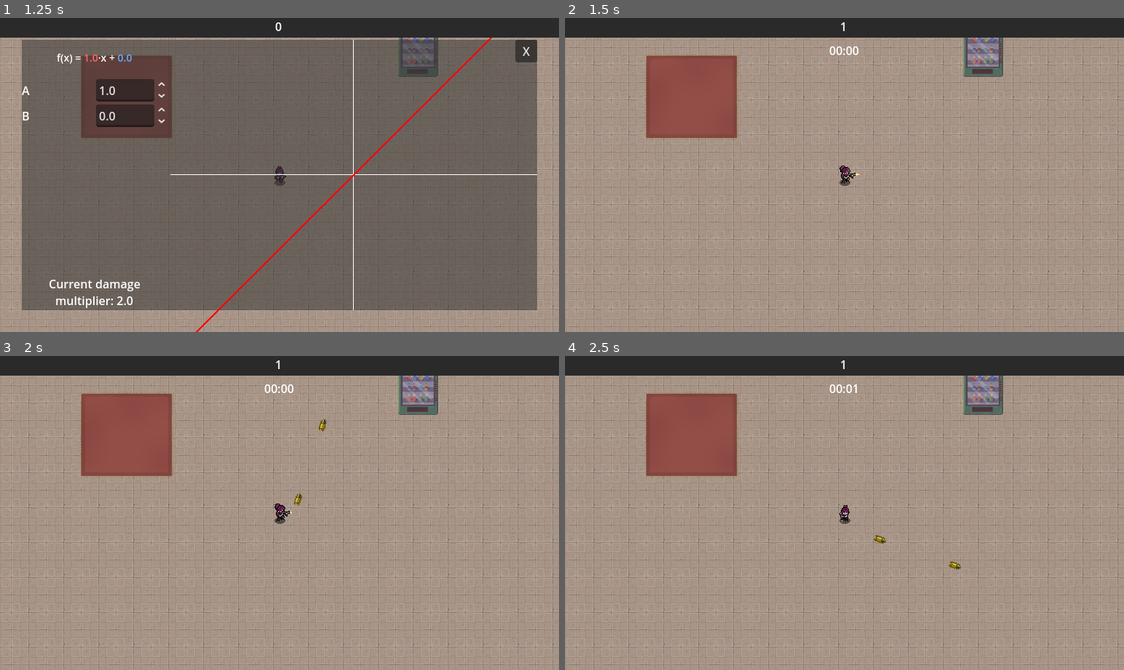
Above: before the commit, frames 1-4 (two rows, left to right).
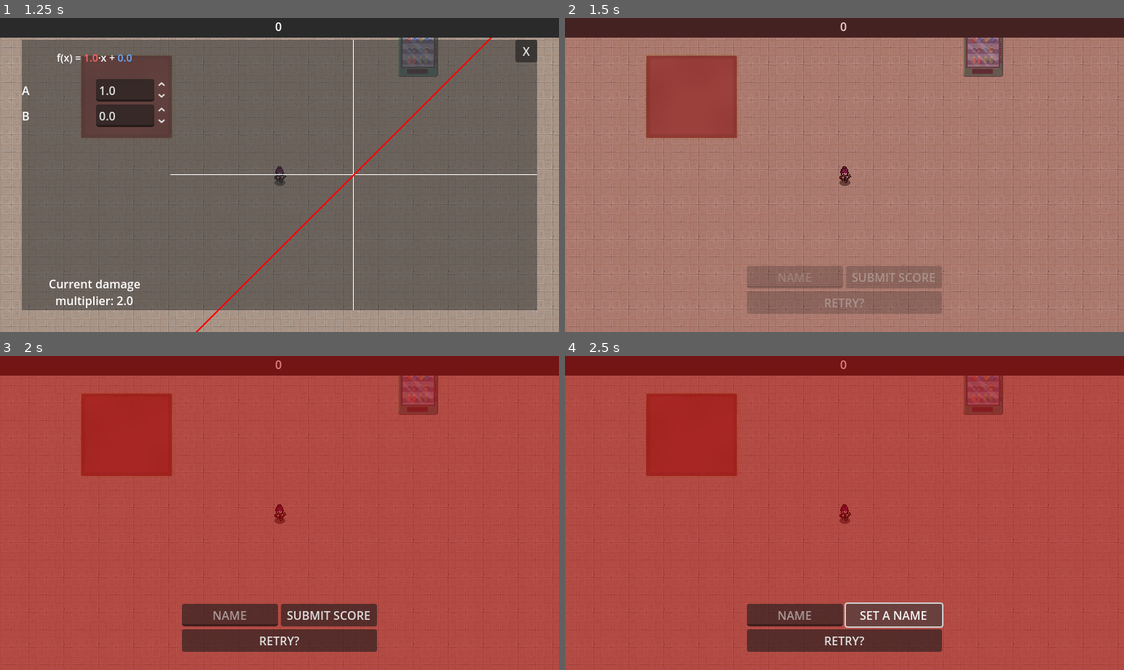
Above: after the commit, the same moments.

Repository: Sylvvs/CoopPuzzle
Game: Godot game, scene res://scenes/logic/scene_handler.tscn
Two runs of this game, one before a commit and one after it. Both use one fixed random seed, a clock stepped at 60 frames per second and the inputs below. The engine's default icon, where the game draws it, is replaced by a stand-in: a white triangle on a blue panel in a dark square.
Inputs (mouse positions are in pixels of both pictures, inside the frame that each line leads up to):
- Up to frame 1 (1.25 s): tap Enter at 0.5 s; move the mouse to (402, 159) at 0.52 s; hold D (right) from 0.53 s (still down); click (402, 159) at 0.6 s
- Up to frame 2 (1.5 s): release D (right) at 1.25 s; click "X" at 1.25 s
- Up to frame 3 (2 s): no input
- Up to frame 4 (2.5 s): click (894, 616) at 2 s, where only the run after the commit has a clickable "SUBMIT SCORE"

Frame 1 is identical in both runs. In frame 2, 89% of the frame differs, in the area x 0-100%, y 0-100%; in frame 3, 100%; in frame 4, 100%.

Commit message:
leaderboard worksss i thinkkkkuhjhh

Diff:
--- a/scenes/UI Elements/GameOver.tscn
+++ b/scenes/UI Elements/GameOver.tscn
@@ -1,14 +1,17 @@
-[gd_scene load_steps=2 format=3 uid="uid://cvkmocqiyj1c7"]
+[gd_scene load_steps=2 format=3 uid="uid://mqwxbk460fnp"]
 
 [ext_resource type="Script" uid="uid://3qrqq5bajxuq" path="res://scripts/game_over.gd" id="1_u6geq"]
 
 [node name="GameOver" type="Control"]
+process_mode = 2
+process_priority = 1
 layout_mode = 3
 anchors_preset = 15
 anchor_right = 1.0
 anchor_bottom = 1.0
 grow_horizontal = 2
 grow_vertical = 2
+mouse_filter = 2
 script = ExtResource("1_u6geq")
 
 [node name="red_abov" type="CanvasLayer" parent="."]
@@ -39,6 +42,7 @@
 [node name="Leaderboard" type="VBoxContainer" parent="red_abov/Margins/ContentHolder"]
 layout_mode = 2
 size_flags_vertical = 3
+theme_override_constants/separation = 24
 
 [node name="SubmitScore" type="HBoxContainer" parent="red_abov/Margins/ContentHolder"]
 layout_mode = 2
@@ -48,6 +52,7 @@
 size_flags_horizontal = 3
 placeholder_text = "NAME"
 alignment = 1
+max_length = 12
 
 [node name="Submit" type="Button" parent="red_abov/Margins/ContentHolder/SubmitScore"]
 layout_mode = 2
@@ -58,3 +63,5 @@
 custom_minimum_size = Vector2(0, 30)
 layout_mode = 2
 text = "RETRY?"
+
+[connection signal="pressed" from="red_abov/Margins/ContentHolder/SubmitScore/Submit" to="." method="_on_submit_pressed"]
--- /dev/null
+++ b/scenes/UI Elements/leaderboard_element.tscn
@@ -0,0 +1,38 @@
+[gd_scene load_steps=2 format=3 uid="uid://4y7aqpdbabd1"]
+
+[sub_resource type="StyleBoxFlat" id="StyleBoxFlat_arlue"]
+bg_color = Color(0.24115604, 0.24115607, 0.24115595, 1)
+border_width_left = 2
+border_width_top = 2
+border_width_right = 2
+border_width_bottom = 2
+border_color = Color(0.033853274, 0.03385329, 0.033853233, 1)
+
+[node name="LeaderboardElement" type="Control"]
+layout_mode = 3
+anchors_preset = 15
+anchor_right = 1.0
+anchor_bottom = 1.0
+grow_horizontal = 2
+grow_vertical = 2
+
+[node name="PanelContainer" type="PanelContainer" parent="."]
+layout_mode = 1
+anchors_preset = 10
+anchor_right = 1.0
+offset_bottom = 23.0
+grow_horizontal = 2
+theme_override_styles/panel = SubResource("StyleBoxFlat_arlue")
+
+[node name="HBoxContainer" type="HBoxContainer" parent="PanelContainer"]
+layout_mode = 2
+
+[node name="Name" type="Label" parent="PanelContainer/HBoxContainer"]
+layout_mode = 2
+size_flags_horizontal = 2
+text = "meee :P"
+
+[node name="Score" type="Label" parent="PanelContainer/HBoxContainer"]
+layout_mode = 2
+size_flags_horizontal = 10
+text = "500 bajillion"
--- a/scenes/player.gd
+++ b/scenes/player.gd
@@ -1,7 +1,7 @@
 extends CharacterBody2D
 var SPEED = 100.0
 
-var health = 100
+var health = 00
 var max_health = 100
 
 var xp = 0
@@ -23,6 +23,7 @@
 @onready var itemOptions = preload("res://scenes/UI Elements/item_option.tscn")
 @onready var gun = $Gun
 @onready var graph = $CanvasLayer/GraphEditingWindow
+@onready var gameover = $CanvasLayer/GameOver
 
 
 func _ready() -> void:
@@ -64,7 +65,7 @@
 	animation_tree["parameters/Idle/blend_position"] = Vector2(mouse_dir.x, -mouse_dir.y)
 
 	if health <= 0:
-		get_tree().quit()
+		gameover.fade_in()
 
 
 func _on_area_2d_area_entered(area: Area2D) -> void:
--- a/scenes/player.tscn
+++ b/scenes/player.tscn
@@ -22,7 +22,8 @@
 [ext_resource type="Texture2D" uid="uid://c0ab4ytwoshnj" path="res://sprites/The Female Adventurer - Premium/Attack/Gun/Shooting_Up.png" id="19_ujl30"]
 [ext_resource type="PackedScene" uid="uid://bt8h5bukofmb6" path="res://scenes/UI Elements/XP&LVL.tscn" id="21_i4ail"]
 [ext_resource type="PackedScene" uid="uid://curpmy3lye6jg" path="res://scenes/UI Elements/Graph editing window.tscn" id="22_a38lo"]
-[ext_resource type="Script" path="res://scenes/lbl_timer.gd" id="23_4ni07"]
+[ext_resource type="Script" uid="uid://drge24gwg0f51" path="res://scenes/lbl_timer.gd" id="23_4ni07"]
+[ext_resource type="PackedScene" uid="uid://mqwxbk460fnp" path="res://scenes/UI Elements/GameOver.tscn" id="24_l71n6"]
 
 [sub_resource type="CircleShape2D" id="CircleShape2D_qhqgy"]
 radius = 15.0
@@ -734,4 +735,6 @@
 horizontal_alignment = 1
 script = ExtResource("23_4ni07")
 
+[node name="GameOver" parent="CanvasLayer" instance=ExtResource("24_l71n6")]
+
 [connection signal="area_entered" from="Area2D" to="." method="_on_area_2d_area_entered"]
--- a/scripts/DatabaseHandler.gd
+++ b/scripts/DatabaseHandler.gd
@@ -13,6 +13,7 @@
 signal highscores_received(scores)
 
 func _ready():
+	process_mode = Node.PROCESS_MODE_ALWAYS
 	add_child(http_request)
 	http_request.connect("request_completed", Callable(self, "_http_request_completed"))
 	print("Highscore system ready.")
@@ -29,6 +30,12 @@
 
 func _send_request(req: Dictionary):
 	var client := HTTPClient.new()
+
+	if req["command"] == "getHighscores2":
+		emit_signal("highscores_received", [{"name": "SYLV", "score": 50}, {"name": "MAFFE", "score": 1}])
+		print("hijacking the leaderboard system rn. check databasehandler line 33")
+		is_requesting = false;
+		return
 
 	var encoded_data = client.query_string_from_dict(req["data"])
 	var body = "command=" + req["command"] + "&" + encoded_data
--- a/scripts/game_over.gd
+++ b/scripts/game_over.gd
@@ -1,15 +1,28 @@
 extends Control
 
+@onready var leaderboard_element = preload("res://scenes/UI Elements/leaderboard_element.tscn")
+@onready var red_abov := $red_abov
+@onready var margins := $red_abov/Margins
+@onready var red := $red_abov/Red
 @onready var leaderboard_container := $red_abov/Margins/ContentHolder/Leaderboard
+@onready var namefield := $red_abov/Margins/ContentHolder/SubmitScore/NameField
+@onready var submitbut := $red_abov/Margins/ContentHolder/SubmitScore/Submit
+@onready var retry := $red_abov/Margins/ContentHolder/Retry
 
 func _ready() -> void:
+	red_abov.visible = false
 	DatabaseHandler.connect("highscores_received", Callable(self, "_on_highscores_received"))
 	DatabaseHandler.get_highscores(10, 0)
-	fade_in()
+
 
 func fade_in():
+	get_tree().paused = true;
+	red_abov.visible = true
+	margins.modulate.a = 0.0
+	red.modulate.a = 0.0
 	var tween = create_tween()
-	tween.tween_property(self, "modulate", Color(1.0, 1.0, 1.0, 1), 0.5)
+	tween.tween_property(margins, "modulate", Color(1.0, 1.0, 1.0, 1), 0.5)
+	tween.parallel().tween_property(red, "modulate", Color(1.0, 1.0, 1.0, 1), 0.5)
 
 
 func _on_highscores_received(scores: Array):
@@ -18,8 +31,34 @@
 		var playername = score_entry.get("name", "Unknown")
 		var score = score_entry.get("score", 0)
 
-		var label = Label.new()
-		label.text = playername + " - " + str(score)
-		leaderboard_container.add_child(label)
+		var element = leaderboard_element.instantiate()
+		var container = element.get_node("PanelContainer").get_node("HBoxContainer")
 
-	print("Leaderboard updated!")
+		var total_seconds = int(score)
+		var displayed_minutes = total_seconds / 60.0
+		var displayed_seconds = total_seconds % 60
+		container.get_node("Name").text = playername
+		container.get_node("Score").text = "%02d:%02d" % [displayed_minutes, displayed_seconds]
+		leaderboard_container.add_child(element)
+
+func show_warning():
+	submitbut.text = "SET A NAME"
+
+	if submitbut.has_meta("fade_tween"):
+		var old = submitbut.get_meta("fade_tween")
+		if old.is_valid():
+			old.kill()
+
+	var tween = create_tween()
+	submitbut.set_meta("fade_tween", tween)
+
+	tween.tween_property(submitbut, "modulate", Color(1,1,1), 1)
+	tween.tween_callback(func(): submitbut.text = "SUBMIT SCORE")
+
+func _on_submit_pressed() -> void:
+	if namefield.text == "":
+		show_warning()
+
+	var text = namefield.text.to_upper()
+	var score = get_parent().get_node("lbl_timer").time_elapsed
+	DatabaseHandler.add_highscore(int(score), text)
Not shown: 1 places in scenes/player.tscn that only renumber resources
